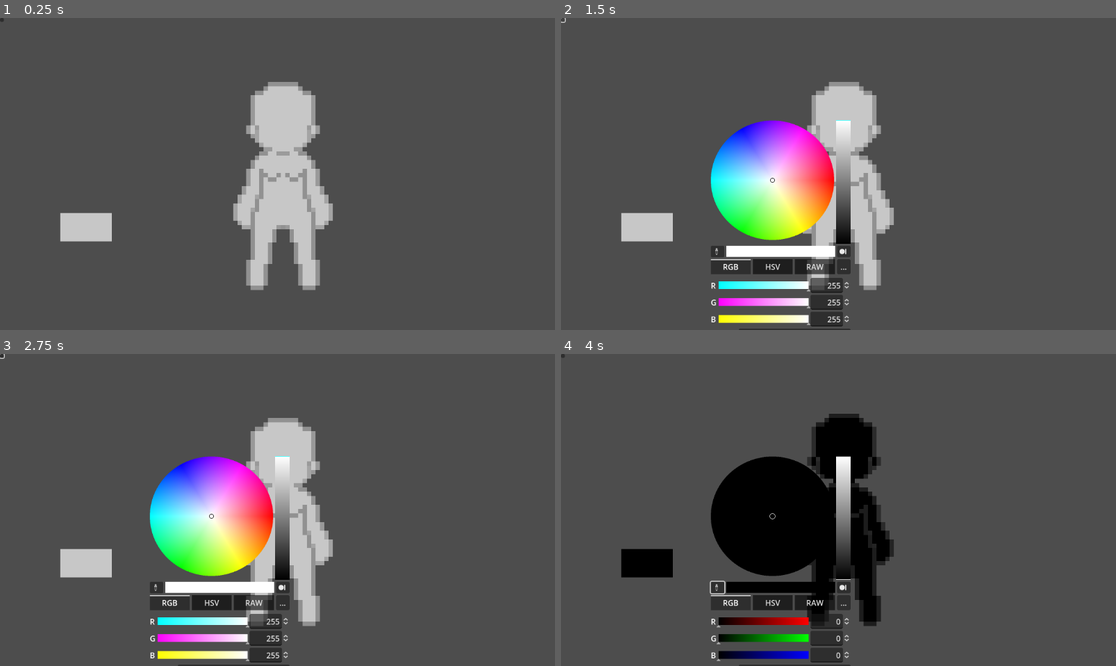
Above: before the commit, frames 1-4 (two rows, left to right).
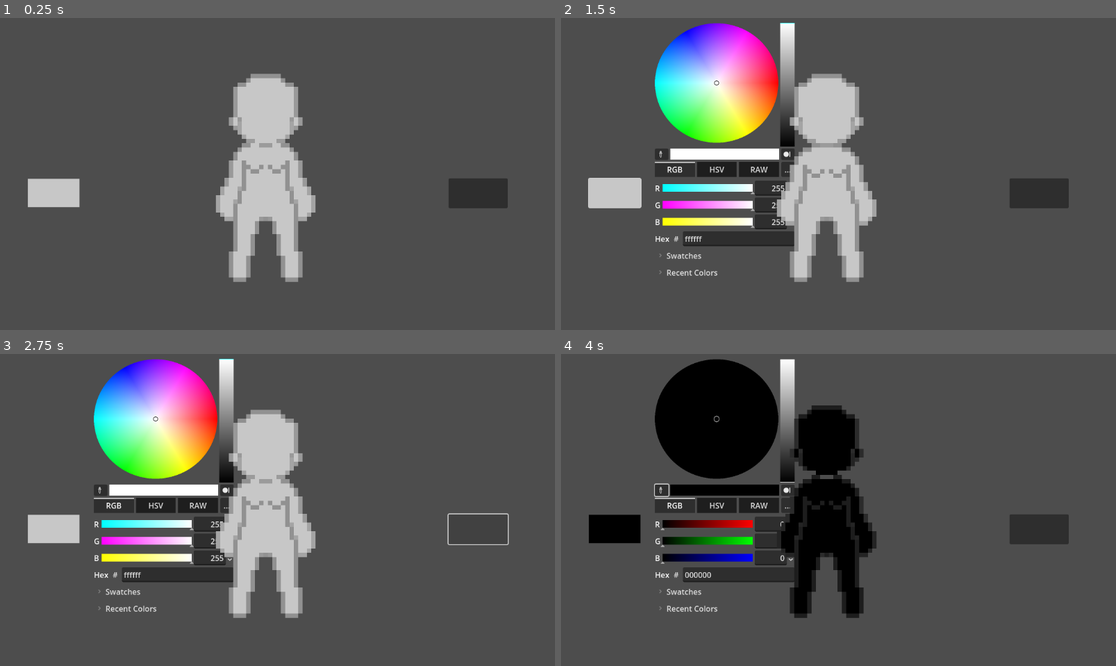
Above: after the commit, the same moments.

Repository: p1petto/Character-maker
Game: Godot game, scene res://Scenes/custom_color_picker.tscn
Two runs of this game, one before a commit and one after it. Both use one fixed random seed, a clock stepped at 60 frames per second and the inputs below.
Inputs (mouse positions are in pixels of both pictures, inside the frame that each line leads up to; where the layout moved, square brackets give the same spot in the first picture):
- Up to frame 1 (0.25 s): no input
- Up to frame 2 (1.5 s): click (616, 192) [644, 227] at 0.5 s; click (561, 21) at 1.27 s
- Up to frame 3 (2.75 s): click (477, 528) at 2.02 s
- Up to frame 4 (4 s): click (660, 491) [716, 588] at 2.75 s; click "RGB" at 3.5 s

The runs differ from the first frame. In frame 1, 9.9% of the frame differs, in the area x 0-92%, y 0-88%; in frame 2, 28%, in the area x 0-92%, y 0-100%; in frame 3, 28%; in frame 4, 26%.

Commit message:
add saving

Diff:
--- a/Scenes/custom_color_picker.tscn
+++ b/Scenes/custom_color_picker.tscn
@@ -1,8 +1,16 @@
-[gd_scene load_steps=17 format=3 uid="uid://bfcphxa42tny2"]
+[gd_scene load_steps=20 format=3 uid="uid://bfcphxa42tny2"]
 
 [ext_resource type="Texture2D" uid="uid://p6tehafnukq0" path="res://Sprites/FemDownIdle.png" id="2_iwkxb"]
 [ext_resource type="Script" path="res://Scripts/AnimatedSprite2D.gd" id="3_5trcp"]
+[ext_resource type="Script" path="res://Scripts/ButtonSave.gd" id="4_gpdew"]
 [ext_resource type="Script" path="res://Scripts/ButtonColor.gd" id="5_553nq"]
+[ext_resource type="Script" path="res://Scripts/TextureRect.gd" id="5_xsigk"]
+
+[sub_resource type="Theme" id="Theme_dexsy"]
+Button/styles/normal = null
+
+[sub_resource type="StyleBoxFlat" id="StyleBoxFlat_4nai1"]
+bg_color = Color(0.780392, 0.780392, 0.780392, 1)
 
 [sub_resource type="Shader" id="Shader_7k4lf"]
 code = "shader_type canvas_item;
@@ -142,53 +150,26 @@
 "speed": 5.0
 }]
 
-[sub_resource type="Theme" id="Theme_dexsy"]
-Button/styles/normal = null
-
-[sub_resource type="StyleBoxFlat" id="StyleBoxFlat_4nai1"]
-bg_color = Color(0.780392, 0.780392, 0.780392, 1)
+[sub_resource type="ShaderMaterial" id="ShaderMaterial_uwche"]
+shader = SubResource("Shader_7k4lf")
+shader_parameter/oldcolor1 = Color(0.780392, 0.780392, 0.780392, 1)
+shader_parameter/oldcolor2 = Color(0.192157, 0.192157, 0.192157, 1)
+shader_parameter/oldcolor3 = Color(0.396078, 0.396078, 0.396078, 1)
+shader_parameter/oldcolor4 = Color(0.278431, 0.278431, 0.278431, 1)
+shader_parameter/oldcolor5 = Color(0.494118, 0.494118, 0.494118, 1)
+shader_parameter/newcolor1 = Color(0.780392, 0.780392, 0.780392, 1)
+shader_parameter/newcolor2 = Color(0.192157, 0.192157, 0.192157, 1)
+shader_parameter/newcolor3 = Color(0.396078, 0.396078, 0.396078, 1)
+shader_parameter/newcolor4 = Color(0.278431, 0.278431, 0.278431, 1)
+shader_parameter/newcolor5 = Color(0.494118, 0.494118, 0.494118, 1)
 
 [node name="CustomColorPicker" type="Node2D"]
 
-[node name="AnimatedSprite2D" type="AnimatedSprite2D" parent="."]
-texture_filter = 3
-material = SubResource("ShaderMaterial_3wxpe")
-position = Vector2(592, 349)
-scale = Vector2(9, 9)
-sprite_frames = SubResource("SpriteFrames_mniv8")
-autoplay = "default"
-frame_progress = 0.0683871
-script = ExtResource("3_5trcp")
-
-[node name="ColorPickerButton" type="ColorPickerButton" parent="."]
-visible = false
-offset_left = 208.0
-offset_top = 215.0
-offset_right = 467.0
-offset_bottom = 267.0
-color = Color(0.780392, 0.780392, 0.780392, 1)
-
-[node name="ColorPickerButton2" type="ColorPickerButton" parent="."]
-visible = false
-offset_left = 208.0
-offset_top = 293.0
-offset_right = 467.0
-offset_bottom = 345.0
-color = Color(0.192157, 0.192157, 0.192157, 1)
-
-[node name="ColorPickerButton3" type="ColorPickerButton" parent="."]
-visible = false
-offset_left = 208.0
-offset_top = 374.0
-offset_right = 467.0
-offset_bottom = 426.0
-color = Color(0.396078, 0.396078, 0.396078, 1)
-
 [node name="Button" type="Button" parent="."]
-offset_left = 125.0
-offset_top = 405.0
-offset_right = 232.0
-offset_bottom = 464.0
+offset_left = 58.0
+offset_top = 334.0
+offset_right = 165.0
+offset_bottom = 393.0
 theme = SubResource("Theme_dexsy")
 theme_override_styles/normal = SubResource("StyleBoxFlat_4nai1")
 script = ExtResource("5_553nq")
@@ -196,7 +177,12 @@
 
 [node name="ColorPicker" type="ColorPicker" parent="Button"]
 visible = false
-layout_mode = 0
+layout_mode = 1
+anchors_preset = -1
+anchor_left = -0.457944
+anchor_top = -2.22034
+anchor_right = -0.457944
+anchor_bottom = -2.22034
 offset_left = 182.0
 offset_top = -196.0
 offset_right = 480.0
@@ -205,14 +191,52 @@
 picker_shape = 2
 metadata/_edit_use_anchors_ = true
 
-[node name="Button2" type="Button" parent="."]
-offset_right = 8.0
-offset_bottom = 8.0
-metadata/_edit_use_anchors_ = true
-
-[connection signal="color_changed" from="ColorPickerButton" to="AnimatedSprite2D" method="_on_color_picker_button_color_changed"]
-[connection signal="color_changed" from="ColorPickerButton2" to="AnimatedSprite2D" method="_on_color_picker_button_2_color_changed"]
-[connection signal="color_changed" from="ColorPickerButton3" to="AnimatedSprite2D" method="_on_color_picker_button_3_color_changed"]
+[node name="ButtonSave" type="Button" parent="."]
+offset_left = 931.0
+offset_top = 333.0
+offset_right = 1054.0
+offset_bottom = 395.0
+script = ExtResource("4_gpdew")
+
+[node name="CharacterSprite" type="AnimatedSprite2D" parent="."]
+texture_filter = 3
+material = SubResource("ShaderMaterial_3wxpe")
+position = Vector2(268, 44)
+scale = Vector2(9, 9)
+sprite_frames = SubResource("SpriteFrames_mniv8")
+autoplay = "default"
+centered = false
+script = ExtResource("3_5trcp")
+
+[node name="SubViewportContainer" type="SubViewportContainer" parent="."]
+texture_filter = 3
+offset_left = -573.0
+offset_top = 180.0
+offset_right = -61.0
+offset_bottom = 244.0
+
+[node name="SubViewport" type="SubViewport" parent="SubViewportContainer"]
+transparent_bg = true
+handle_input_locally = false
+canvas_item_default_texture_filter = 3
+size = Vector2i(512, 64)
+size_2d_override_stretch = true
+render_target_update_mode = 4
+
+[node name="TextureRect2" type="TextureRect" parent="SubViewportContainer/SubViewport"]
+texture_filter = 3
+material = SubResource("ShaderMaterial_uwche")
+anchors_preset = 1
+anchor_left = 1.0
+anchor_right = 1.0
+offset_left = -512.0
+offset_bottom = 64.0
+grow_horizontal = 0
+texture = ExtResource("2_iwkxb")
+script = ExtResource("5_xsigk")
+
 [connection signal="pressed" from="Button" to="Button" method="_on_pressed"]
-[connection signal="color_changed" from="Button/ColorPicker" to="AnimatedSprite2D" method="_on_color_picker_color_changed"]
 [connection signal="color_changed" from="Button/ColorPicker" to="Button" method="_on_color_picker_color_changed"]
+[connection signal="color_changed" from="Button/ColorPicker" to="CharacterSprite" method="_on_color_picker_color_changed"]
+[connection signal="pressed" from="ButtonSave" to="ButtonSave" method="_on_pressed"]
+[connection signal="pressed" from="ButtonSave" to="CharacterSprite" method="_on_button_save_pressed"]
--- a/Scripts/AnimatedSprite2D.gd
+++ b/Scripts/AnimatedSprite2D.gd
@@ -23,4 +23,16 @@
 	material.set("shader_parameter/newcolor3", color)
 	material.set("shader_parameter/newcolor4", color)
 	material.set("shader_parameter/newcolor5", color)
+
+	var texturerect = get_node("../SubViewportContainer/SubViewport/TextureRect2")
+	texturerect.material.set("shader_parameter/newcolor1",color)
+	texturerect.material.set("shader_parameter/newcolor2",color)
+	texturerect.material.set("shader_parameter/newcolor3",color)
+	texturerect.material.set("shader_parameter/newcolor4",color)
+	texturerect.material.set("shader_parameter/newcolor5",color)
+
+
+
+
+func _on_button_save_pressed():
 	pass
--- /dev/null
+++ b/Scripts/ButtonSave.gd
@@ -0,0 +1,23 @@
+extends Button
+
+
+# Called when the node enters the scene tree for the first time.
+func _ready():
+	pass # Replace with function body.
+
+
+# Called every frame. 'delta' is the elapsed time since the previous frame.
+func _process(delta):
+	pass
+
+
+func _on_pressed():
+	#var sprite = get_node("../CharacterSprite")
+	#var animation = sprite.get_animation()
+	#var frames = sprite.get_sprite_frames()
+	#var texture = frames.get_frame_texture(animation, 0)
+	#var image = Image.new()
+	var texturerect = get_node("../TextureRect")
+	var subviewport = get_node("../SubViewportContainer/SubViewport")
+	var screen = subviewport.get_texture().get_image()
+	screen.save_png("screen/screenshot.png")
--- /dev/null
+++ b/Scripts/Node2D.gd
@@ -0,0 +1,16 @@
+extends Node2D
+
+
+# Called when the node enters the scene tree for the first time.
+func _ready():
+	pass # Replace with function body.
+
+
+# Called every frame. 'delta' is the elapsed time since the previous frame.
+func _process(delta):
+	pass
+
+
+func _on_button_save_pressed():
+	var screensize = get_viewport().get_visible_rect().size
+	print(screensize)
--- /dev/null
+++ b/Scripts/TextureRect.gd
@@ -0,0 +1,16 @@
+extends TextureRect
+
+
+# Called when the node enters the scene tree for the first time.
+func _ready():
+	pass # Replace with function body.
+
+
+# Called every frame. 'delta' is the elapsed time since the previous frame.
+func _process(delta):
+	pass
+
+
+
+func _on_button_save_pressed():
+	pass
--- a/Shader/custom_color_picker.gdshader
+++ b/Shader/custom_color_picker.gdshader
@@ -2,27 +2,58 @@
 uniform vec4 oldcolor1 : source_color;
 uniform vec4 oldcolor2 : source_color;
 uniform vec4 oldcolor3 : source_color;
+uniform vec4 oldcolor4 : source_color;
+uniform vec4 oldcolor5 : source_color;
 
 uniform vec4 newcolor1 : source_color;
 uniform vec4 newcolor2 : source_color;
 uniform vec4 newcolor3 : source_color;
+uniform vec4 newcolor4 : source_color;
+uniform vec4 newcolor5 : source_color;
+
 
 void fragment() {
-	vec4 curr_color = texture(TEXTURE,UV);
+	float r = 0.0;
+	float g = 0.0;
+	float b = 0.0;
 
-	if(distance(COLOR, oldcolor1) < 0.1){
-		COLOR = newcolor1;
+    if(distance(COLOR, oldcolor1) < 0.1){
+        COLOR = newcolor1;
 	}
-	else if(distance(COLOR, oldcolor2) < 0.1)
+	if(distance(COLOR, oldcolor2) < 0.1)
 	{
-		 COLOR = newcolor2;
-	}
-	else if (distance(COLOR, oldcolor3) < 0.1)
+		r = (COLOR.r - newcolor1.r) * 0.6 + newcolor1.r;
+		g = (COLOR.g - newcolor1.g) * 0.6 + newcolor1.g;
+		b = (COLOR.b - newcolor1.b) * 0.6 + newcolor1.b;
+		COLOR.r = r;
+		COLOR.g = g;
+		COLOR.b = b;
+    }
+	if(distance(COLOR, oldcolor3) < 0.1)
 	{
-		COLOR = newcolor3;
-	}
-	else
+		r = (COLOR.r - newcolor1.r) * 0.6 + newcolor1.r;
+		g = (COLOR.g - newcolor1.g) * 0.6 + newcolor1.g;
+		b = (COLOR.b - newcolor1.b) * 0.6 + newcolor1.b;
+		COLOR.r = r;
+		COLOR.g = g;
+		COLOR.b = b;
+    }
+	if(distance(COLOR, oldcolor4) < 0.1)
 	{
-		COLOR = curr_color;
-	}
+		r = (COLOR.r - newcolor1.r) * 0.6 + newcolor1.r;
+		g = (COLOR.g - newcolor1.g) * 0.6 + newcolor1.g;
+		b = (COLOR.b - newcolor1.b) * 0.6 + newcolor1.b;
+		COLOR.r = r;
+		COLOR.g = g;
+		COLOR.b = b;
+    }
+	if(distance(COLOR, oldcolor5) < 0.1)
+	{
+		r = (COLOR.r - newcolor1.r) * 0.6 + newcolor1.r;
+		g = (COLOR.g - newcolor1.g) * 0.6 + newcolor1.g;
+		b = (COLOR.b - newcolor1.b) * 0.6 + newcolor1.b;
+		COLOR.r = r;
+		COLOR.g = g;
+		COLOR.b = b;
+    }
 }
Binary file added: screen/screenshot.png
Not shown, added: screen/screenshot.png.import
